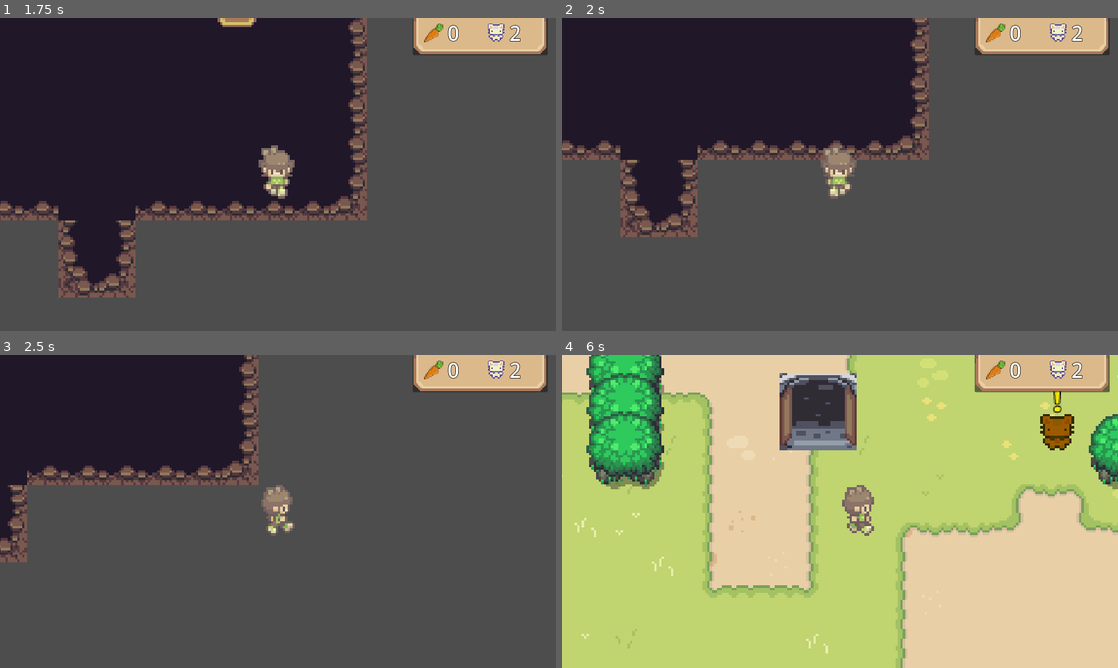
Above: before the commit, frames 1-4 (two rows, left to right).
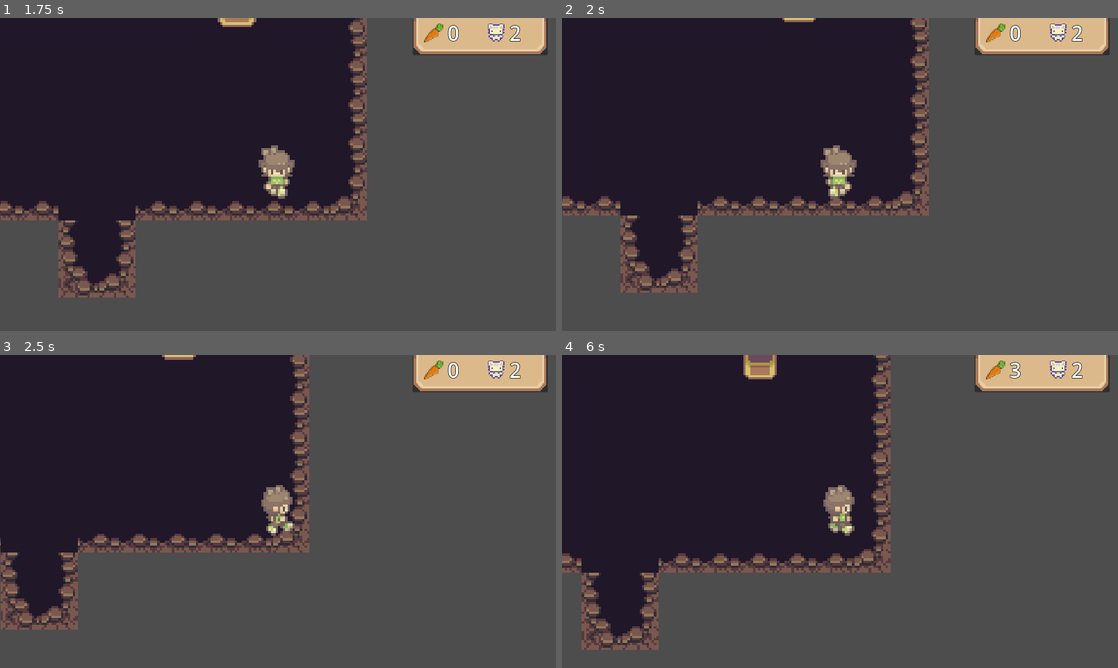
Above: after the commit, the same moments.

Repository: LukeRichardGoddard/GameJam2025
Game: Godot game, scene res://Scenes/CaveScene/cave_scene.tscn
Same seed, same stepped clock (60 frames per second), same inputs: the game is played once before the commit and once after it. This scene is started directly instead of the project's main scene.
Inputs:
- Up to frame 1 (1.75 s): tap Enter at 0.5 s; hold D (move_right) 0.53-1.28 s; tap Space (interact) at 0.6, 1.35 s; hold S (move_down) from 1.28 s (still down)
- Up to frame 2 (2 s): keep holding S (move_down)
- Up to frame 3 (2.5 s): release S (move_down) at 2.03 s; hold D (move_right) from 2.03 s (still down); tap Space (interact) at 2.1 s
- Up to frame 4 (6 s): release D (move_right) at 2.78 s; hold W (move_up) 2.78-3.53 s; tap Space (interact) every 0.75 s from 2.85 to 5.85 s; hold A (move_left) 3.53-5.03 s; hold S (move_down) 5.03-5.78 s; hold D (move_right) from 5.78 s (still down)

Frame 1 is identical in both runs. In frame 2, 14% of the frame differs, in the area x 0-66%, y 0-88%; in frame 3, 19%; in frame 4, 96%, in the area x 0-100%, y 0-100%.

Commit message:
add wall collision in cave

Diff:
--- a/Scenes/CaveScene/cave_scene.tscn
+++ b/Scenes/CaveScene/cave_scene.tscn
@@ -12,12 +12,14 @@
 11:4/0 = 0
 11:4/0/terrain_set = 0
 11:4/0/terrain = 0
+11:4/0/physics_layer_0/polygon_0/points = PackedVector2Array(-8, -8, 8, -8, 8, 0, 0, 0, 0, 8, -8, 8)
 11:4/0/terrains_peering_bit/right_side = 0
 11:4/0/terrains_peering_bit/bottom_right_corner = 0
 11:4/0/terrains_peering_bit/bottom_side = 0
 12:4/0 = 0
 12:4/0/terrain_set = 0
 12:4/0/terrain = 0
+12:4/0/physics_layer_0/polygon_0/points = PackedVector2Array(-8, -8, 8, -8, 8, 0, -8, 0)
 12:4/0/terrains_peering_bit/right_side = 0
 12:4/0/terrains_peering_bit/bottom_right_corner = 0
 12:4/0/terrains_peering_bit/bottom_side = 0
@@ -26,12 +28,14 @@
 13:4/0 = 0
 13:4/0/terrain_set = 0
 13:4/0/terrain = 0
+13:4/0/physics_layer_0/polygon_0/points = PackedVector2Array(-8, -8, 8, -8, 8, 0, 8, 8, 0, 8, 0, 0, -8, 0)
 13:4/0/terrains_peering_bit/bottom_side = 0
 13:4/0/terrains_peering_bit/bottom_left_corner = 0
 13:4/0/terrains_peering_bit/left_side = 0
 13:5/0 = 0
 13:5/0/terrain_set = 0
 13:5/0/terrain = 0
+13:5/0/physics_layer_0/polygon_0/points = PackedVector2Array(0, -8, 0, -8, 8, -8, 8, 0, 8, 8, 0, 8, 0, 8)
 13:5/0/terrains_peering_bit/bottom_side = 0
 13:5/0/terrains_peering_bit/bottom_left_corner = 0
 13:5/0/terrains_peering_bit/left_side = 0
@@ -40,12 +44,14 @@
 13:6/0 = 0
 13:6/0/terrain_set = 0
 13:6/0/terrain = 0
+13:6/0/physics_layer_0/polygon_0/points = PackedVector2Array(0, 0, 0, -8, 8, -8, 8, 0, 8, 8, -8, 8, -8, 0)
 13:6/0/terrains_peering_bit/left_side = 0
 13:6/0/terrains_peering_bit/top_left_corner = 0
 13:6/0/terrains_peering_bit/top_side = 0
 12:6/0 = 0
 12:6/0/terrain_set = 0
 12:6/0/terrain = 0
+12:6/0/physics_layer_0/polygon_0/points = PackedVector2Array(0, 0, 0, 0, 8, 0, 8, 0, 8, 8, -8, 8, -8, 0)
 12:6/0/terrains_peering_bit/right_side = 0
 12:6/0/terrains_peering_bit/left_side = 0
 12:6/0/terrains_peering_bit/top_left_corner = 0
@@ -54,12 +60,14 @@
 11:6/0 = 0
 11:6/0/terrain_set = 0
 11:6/0/terrain = 0
+11:6/0/physics_layer_0/polygon_0/points = PackedVector2Array(-8, -8, 0, -8, 0, 0, 8, 0, 8, 8, -8, 8)
 11:6/0/terrains_peering_bit/right_side = 0
 11:6/0/terrains_peering_bit/top_side = 0
 11:6/0/terrains_peering_bit/top_right_corner = 0
 11:5/0 = 0
 11:5/0/terrain_set = 0
 11:5/0/terrain = 0
+11:5/0/physics_layer_0/polygon_0/points = PackedVector2Array(-8, -8, 0, -8, 0, 0, 0, 0, 0, 8, -8, 8)
 11:5/0/terrains_peering_bit/right_side = 0
 11:5/0/terrains_peering_bit/bottom_right_corner = 0
 11:5/0/terrains_peering_bit/bottom_side = 0
@@ -78,6 +86,7 @@
 12:5/0/terrains_peering_bit/top_right_corner = 0
 
 [sub_resource type="TileSet" id="TileSet_0ybqt"]
+physics_layer_0/collision_layer = 1
 terrain_set_0/mode = 0
 terrain_set_0/terrain_0/name = "Wall"
 terrain_set_0/terrain_0/color = Color(0.501961, 0.972549, 0.25098, 1)
